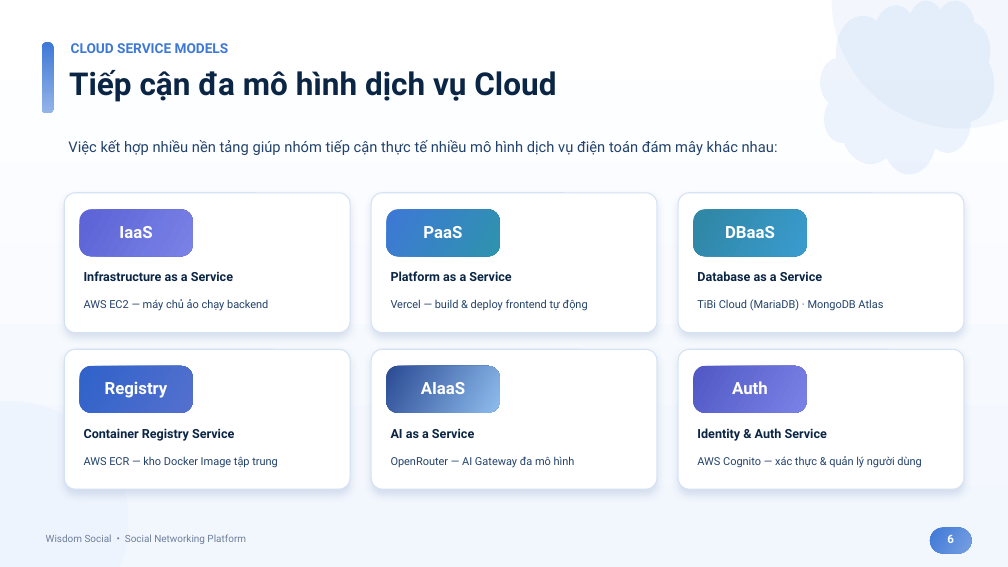
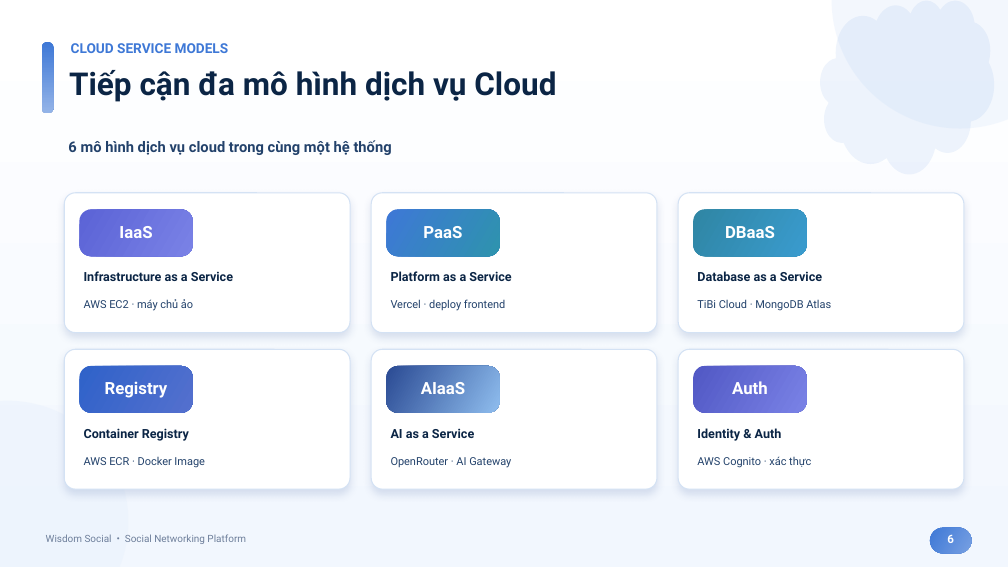
Before and after one commit to HuuThai2910/wisdom-social, a slide deck: slide 6 of Wisdom_Social_Presentation.pptx. Drawn at 1008x567 pixels with LibreOffice and Linux fonts; fonts in the diff are those of the drawing. Boxes give left, top, right and bottom in pixels: in the first picture for what was removed or moved away, otherwise in the second. Text is boxed around its words. In the diff, an @@ line names an element or a change of style, - is before the commit and + after.

```diff
--- a/Wisdom_Social_Presentation.pptx
+++ b/Wisdom_Social_Presentation.pptx
@@ text at (68,140,392,155): text changed; bold on @@
-Việc kết hợp nhiều nền tảng giúp nhóm tiếp cận thực tế nhiều mô hình dịch vụ điện toán đám mây khác nhau:
+6 mô hình dịch vụ cloud trong cùng một hệ thống
@@ text at (84,299,193,311): text changed @@
-AWS EC2 — máy chủ ảo chạy backend
+AWS EC2 · máy chủ ảo
@@ text at (391,299,505,311): text changed @@
-Vercel — build & deploy frontend tự động
+Vercel · deploy frontend
@@ text at (697,299,831,311): text changed @@
-TiBi Cloud (MariaDB) · MongoDB Atlas
+TiBi Cloud · MongoDB Atlas
@@ text at (84,428,189,441): text changed @@
-Container Registry Service
+Container Registry
@@ text at (697,428,782,441): text changed @@
-Identity & Auth Service
+Identity & Auth
@@ text at (84,457,205,468): text changed @@
-AWS ECR — kho Docker Image tập trung
+AWS ECR · Docker Image
@@ text at (391,457,511,468): text changed @@
-OpenRouter — AI Gateway đa mô hình
+OpenRouter · AI Gateway
@@ text at (697,456,811,468): text changed @@
-AWS Cognito — xác thực & quản lý người dùng
+AWS Cognito · xác thực
```
Also in this commit, not shown: 21 other slides changed, 1 other file.
